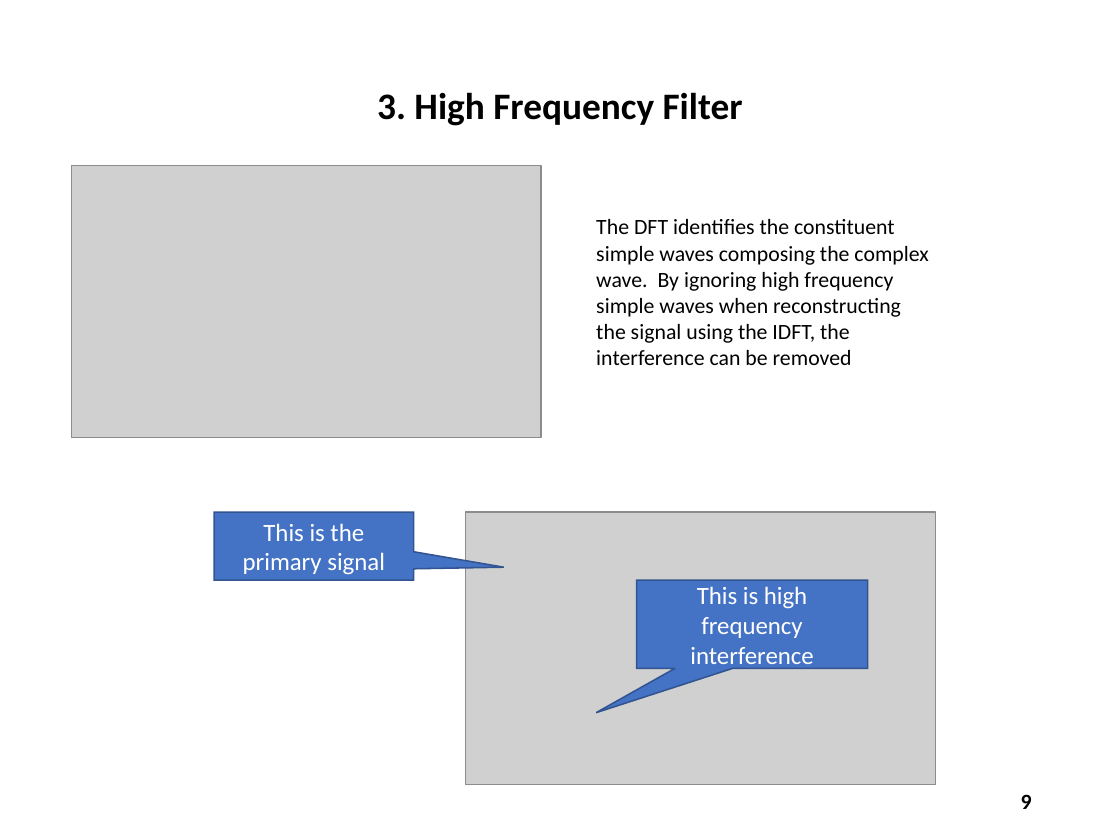
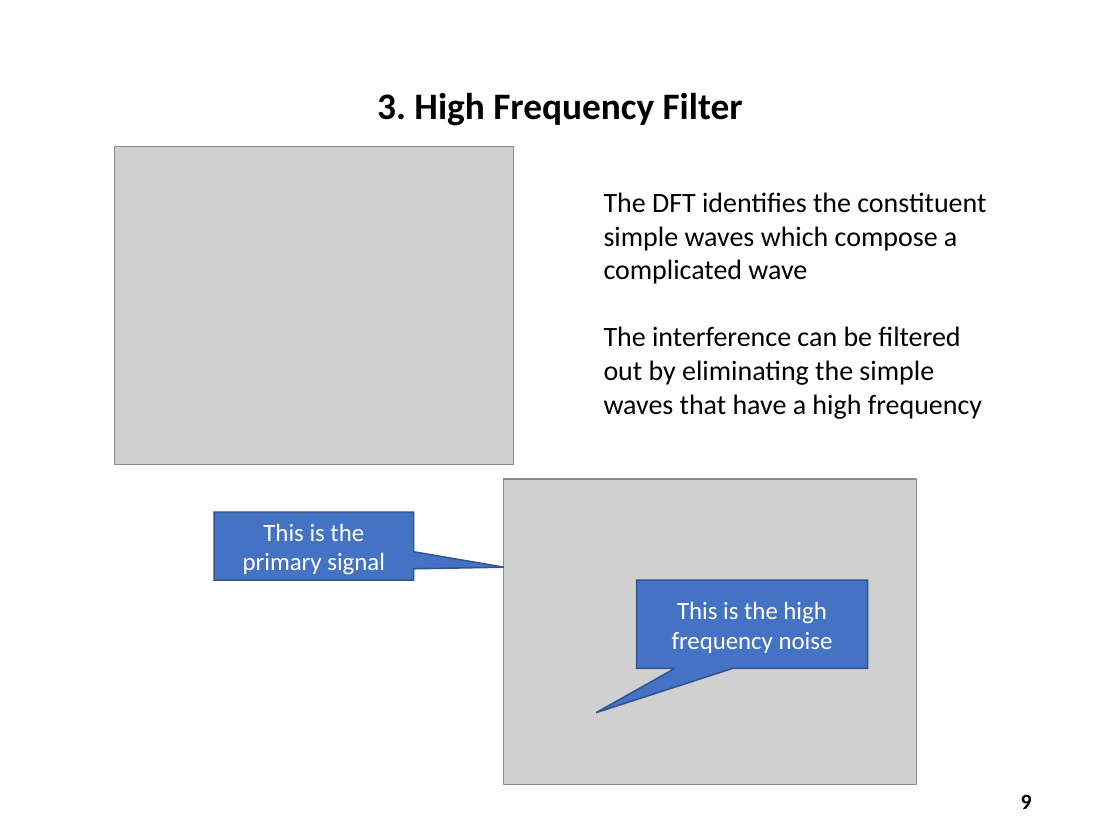
Before and after one commit to dbiersach/scicomp301-cpp-linux, a slide deck: slide 9 of exam3/Exam 3 Questions.pptx. Drawn at 1120x840 pixels with LibreOffice and Linux fonts; fonts in the diff are those of the drawing; grey boxes stand for pictures. Boxes give left, top, right and bottom in pixels: in the first picture for what was removed or moved away, otherwise in the second. Text is boxed around its words. In the diff, an @@ line names an element or a change of style, - is before the commit and + after.

```diff
--- a/exam3/Exam 3 Questions.pptx
+++ b/exam3/Exam 3 Questions.pptx
@@ picture: place and size @@
-picture at [72, 166, 541, 438]
+picture at [114, 147, 513, 465]
@@ text at [604, 192, 986, 419]: text changed; size 14 to 18 pt @@
-The DFT identifies the constituent simple waves composing the complex wave. By ignoring high frequency simple waves when reconstructing the signal using the IDFT, the interference can be removed
+The DFT identifies the constituent simple waves which compose a complicated wave
+The interference can be filtered out by eliminating the simple waves that have a high frequency
@@ picture: place and size @@
-picture at [466, 512, 935, 784]
+picture at [503, 479, 916, 785]
@@ text in speech box at [672, 601, 833, 653]: text changed @@
-This is high frequency interference
+This is the high frequency noise
```
Also in this commit, not shown: 17 other slides changed, 1 slide added, 3 slides removed, 3 other files.
